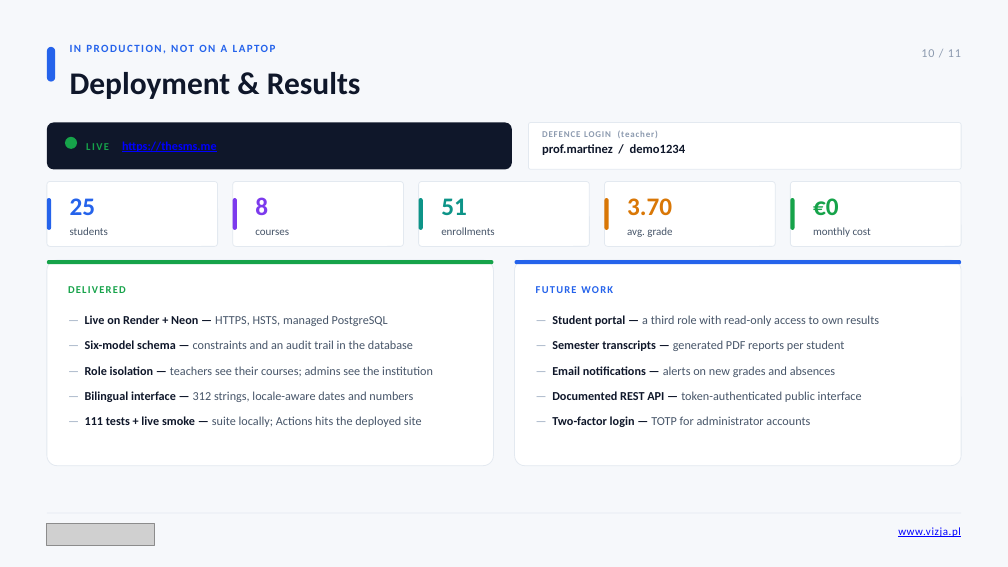
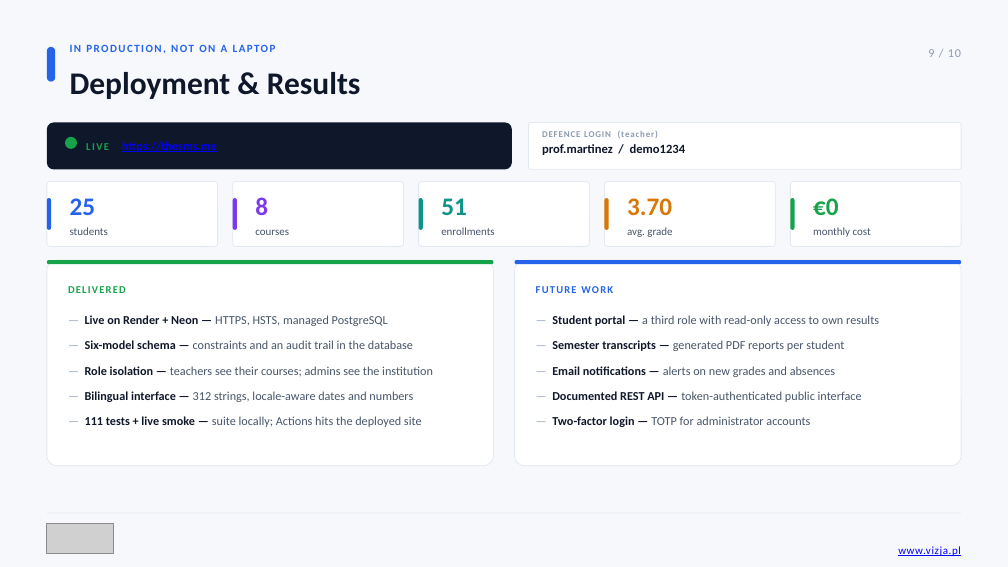
Before and after one commit to maksym671/Diploma-Project-SMS-Management-System, a slide deck: slide 9 of Maksym_Shpak_Diploma_Presentation.pptx (slide 10 before the commit). Drawn at 1008x567 pixels with LibreOffice and Linux fonts; fonts in the diff are those of the drawing; grey boxes stand for pictures. Boxes give left, top, right and bottom in pixels: in the first picture for what was removed or moved away, otherwise in the second. Text is boxed around its words. In the diff, an @@ line names an element or a change of style, - is before the commit and + after.

```diff
--- a/Maksym_Shpak_Diploma_Presentation.pptx
+++ b/Maksym_Shpak_Diploma_Presentation.pptx
@@ text at box(928, 49, 961, 57): text changed @@
-10 / 11
+9 / 10
@@ picture: place and size @@
-picture at box(47, 523, 154, 545)
+picture at box(47, 523, 114, 554)
@@ text "www.vizja.pl": place and size @@
-text "www.vizja.pl" at box(898, 527, 961, 537)
+text "www.vizja.pl" at box(898, 546, 961, 556)
@@ text "www.vizja.pl" at box(898, 546, 961, 556): vertical alignment top to middle @@
```
Also in this commit, not shown: 9 other slides changed, 1 slide removed, 12 other files.
